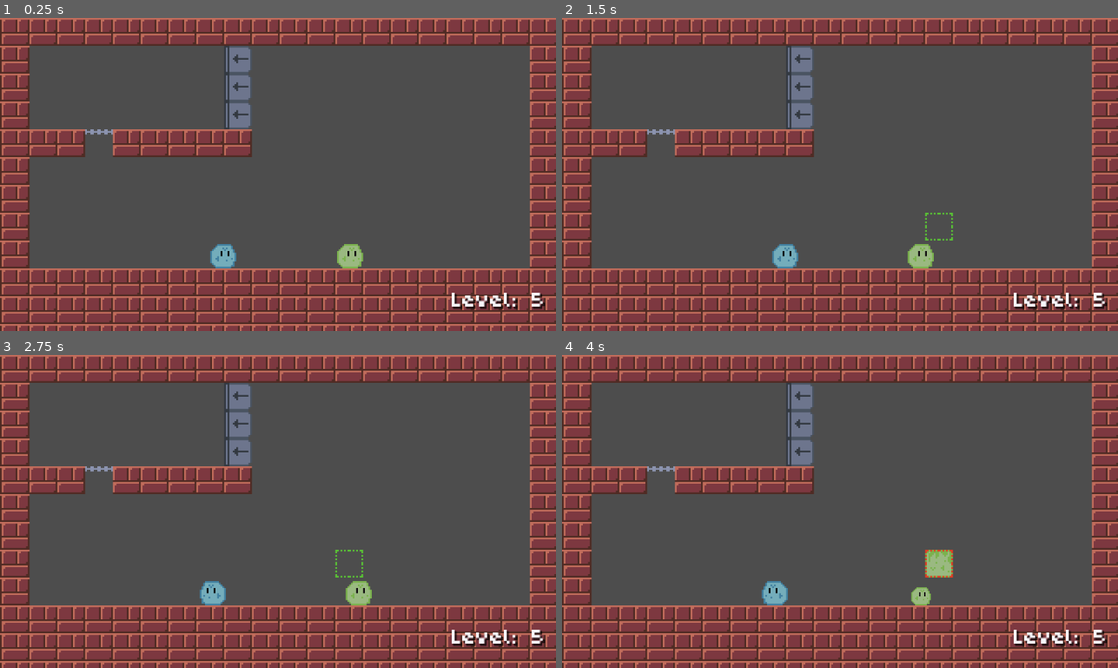
Above: before the commit, frames 1-4 (two rows, left to right).
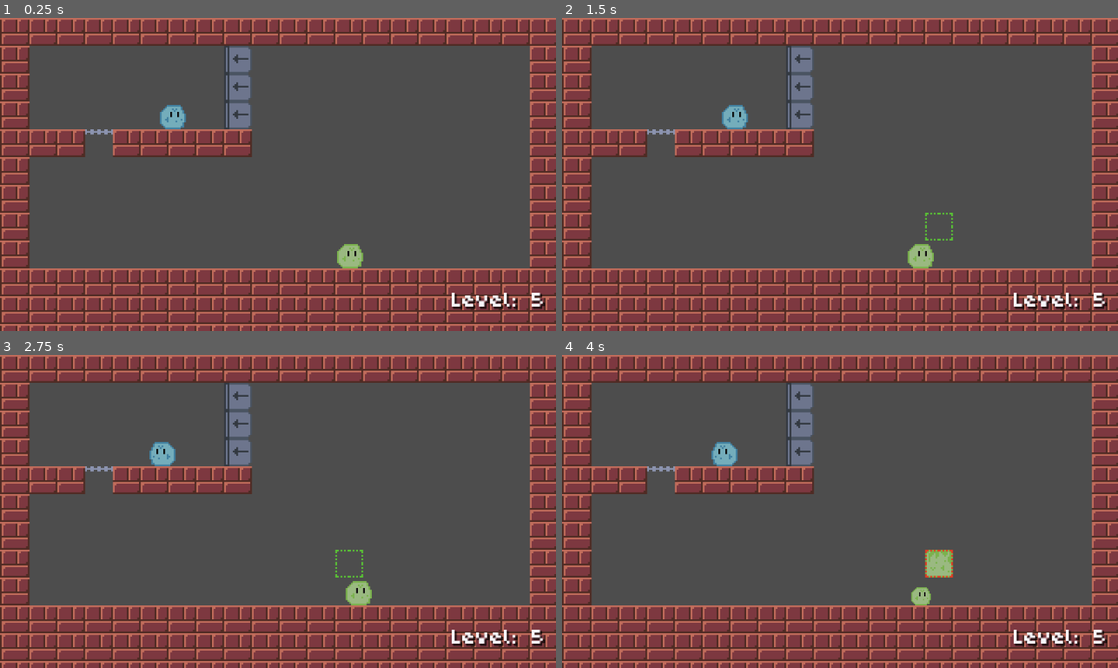
Above: after the commit, the same moments.

Repository: MiguelGibo/new-game-project
Game: Godot game, scene res://scenes/level_5.tscn
Same seed, same stepped clock (60 frames per second), same inputs: the game is played once before the commit and once after it. This scene is started directly instead of the project's main scene.
Inputs:
- Up to frame 1 (0.25 s): no input
- Up to frame 2 (1.5 s): tap Enter at 0.5 s; hold D (right_move) from 0.53 s (still down); tap G (block_mode) at 0.6 s; tap W (up_move) at 0.77 s; tap Space at 1.25 s; tap Down (down_move2) at 1.35 s
- Up to frame 3 (2.75 s): tap W (up_move) at 1.52 s; tap Enter at 2 s; release D (right_move) at 2.03 s; hold A (left_move) from 2.03 s (still down); tap Left (left_move2) at 2.1 s
- Up to frame 4 (4 s): tap Space at 2.75 s; release A (left_move) at 2.78 s; hold D (right_move) from 2.78 s (still down); tap F (mine_block) at 2.85 s; tap W (up_move) at 3.02, 3.77 s; tap Enter at 3.5 s; tap Shift (mine_block2) at 3.6 s

The runs differ from the first frame. In frame 1, 0.6% of the frame differs, in the area x 28-43%, y 27-80%; in frame 2, 0.6%; in frame 3, 0.6%; in frame 4, 0.6%.

Commit message:
Update level_5.tscn

Diff:
--- a/scenes/level_5.tscn
+++ b/scenes/level_5.tscn
@@ -53,7 +53,7 @@
 tilemaplayer = NodePath("../TileMapLayer")
 
 [node name="Player2" parent="." unique_id=52428779 node_paths=PackedStringArray("tilemaplayer") instance=ExtResource("4_7j8ne")]
-position = Vector2(129, 128)
+position = Vector2(100, 55)
 collision_layer = 3
 tilemaplayer = NodePath("../TileMapLayer")
 
